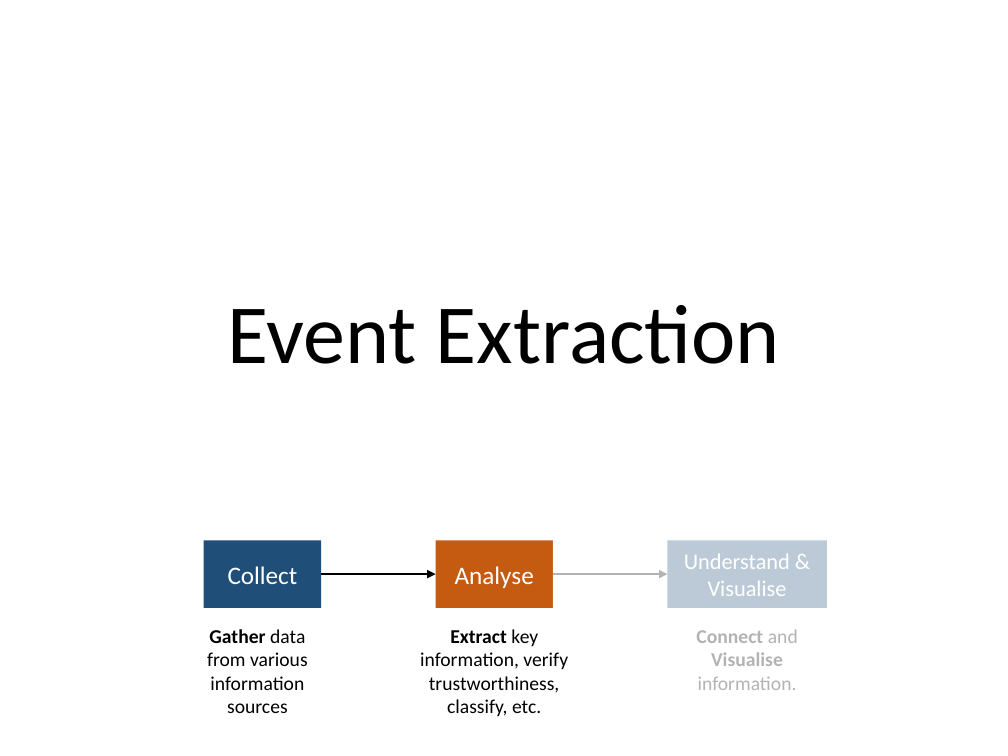
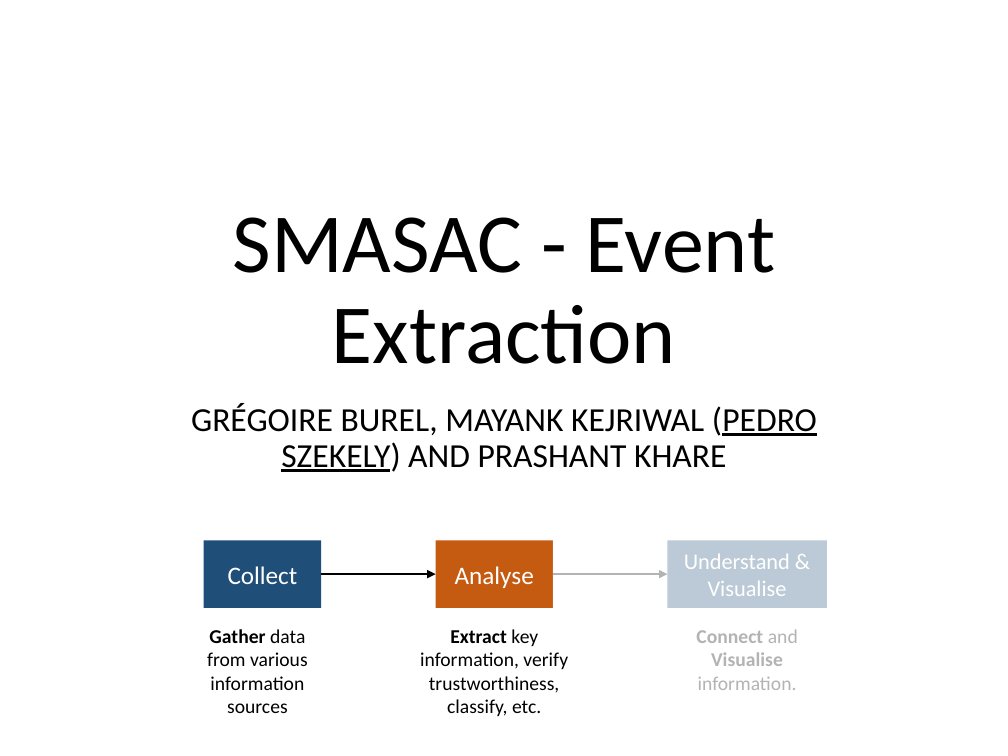
Before and after one commit to evhart/smasac-tutorial, a slide deck: slide 1 of slides/pptx/5-event-extraction.pptx. Drawn at 1008x756 pixels with LibreOffice and Linux fonts; fonts in the diff are those of the drawing. Boxes give left, top, right and bottom in pixels: in the first picture for what was removed or moved away, otherwise in the second. Text is boxed around its words. In the diff, an @@ line names an element or a change of style, - is before the commit and + after.

Commit message:
Update slides titles and add slides numbers

```diff
--- a/slides/pptx/5-event-extraction.pptx
+++ b/slides/pptx/5-event-extraction.pptx
@@ title at bbox=[233, 217, 775, 364]: text changed @@
-Event Extraction
+SMASAC - Event Extraction
@@ subtitle added at bbox=[191, 403, 817, 472], 24 pt, text #000000 @@
+GRÉGOIRE BUREL, MAYANK KEJRIWAL (PEDRO SZEKELY) AND PRASHANT KHARE
```
Also in this commit, not shown: 20 other slides changed, 5 other files.
